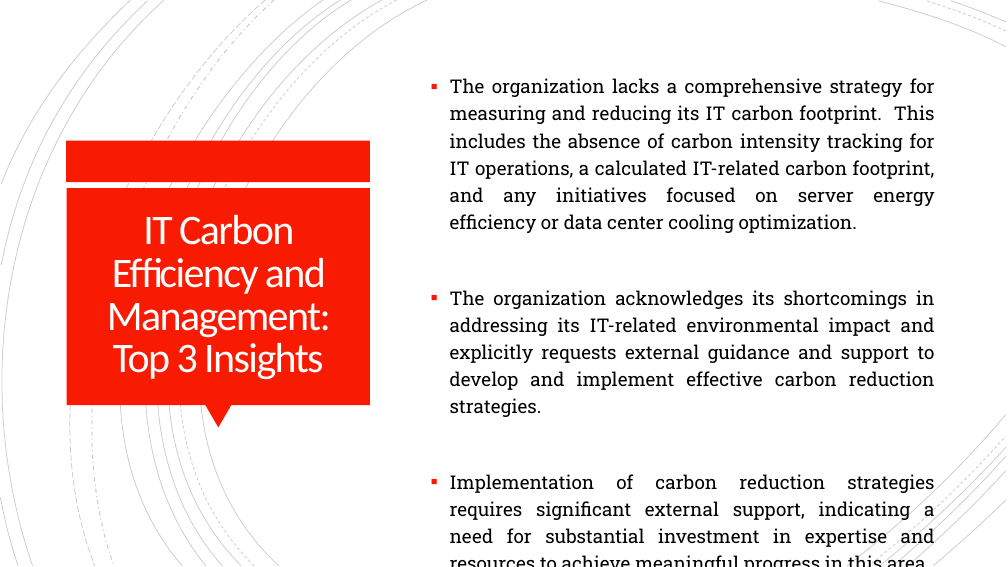
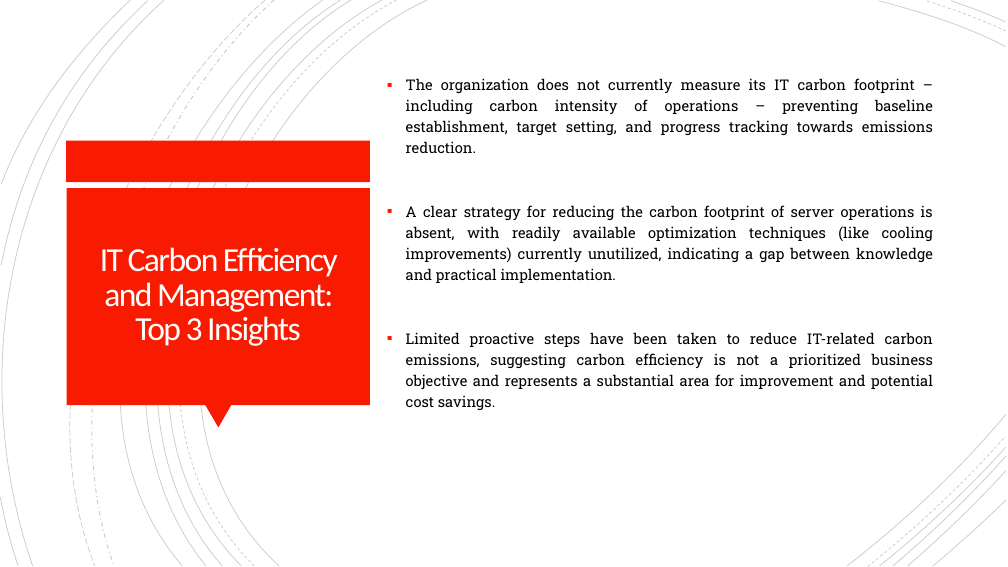
Before and after one commit to cyberox33/test_render_backend, a slide deck: slide 18 of Generated_Recommendation_Report_Streamlined.pptx. Drawn at 1008x567 pixels with LibreOffice and Linux fonts; fonts in the diff are those of the drawing. Boxes give left, top, right and bottom in pixels: in the first picture for what was removed or moved away, otherwise in the second. Text is boxed around its words. In the diff, an @@ line names an element or a change of style, - is before the commit and + after.

```diff
--- a/Generated_Recommendation_Report_Streamlined.pptx
+++ b/Generated_Recommendation_Report_Streamlined.pptx
@@ text at (x1=406, y1=78, x2=933, y2=410): text changed; size 18 to 14 pt @@
-▪ The organization lacks a comprehensive strategy for measuring and reducing its IT carbon footprint. This includes the absence of carbon intensity tracking for IT operations, a calculated IT-related carbon footprint, and any initiatives focused on server energy efficiency or data center cooling optimization.
-▪ The organization acknowledges its shortcomings in addressing its IT-related environmental impact and explicitly requests external guidance and support to develop and implement effective carbon reduction strategies.
-▪ Implementation of carbon reduction strategies requires significant external support, indicating a need for substantial investment in expertise and resources to achieve meaningful progress in this area.
+▪ The organization does not currently measure its IT carbon footprint – including carbon intensity of operations – preventing baseline establishment, target setting, and progress tracking towards emissions reduction.
+▪ A clear strategy for reducing the carbon footprint of server operations is absent, with readily available optimization techniques (like cooling improvements) currently unutilized, indicating a gap between knowledge and practical implementation.
+▪ Limited proactive steps have been taken to reduce IT-related carbon emissions, suggesting carbon efficiency is not a prioritized business objective and represents a substantial area for improvement and potential cost savings.
@@ title "IT Carbon Efficiency and Management: ..." at (x1=100, y1=247, x2=338, y2=346): size 40 to 32 pt @@
```
Also in this commit, not shown: 18 other slides changed, 13 other files.
